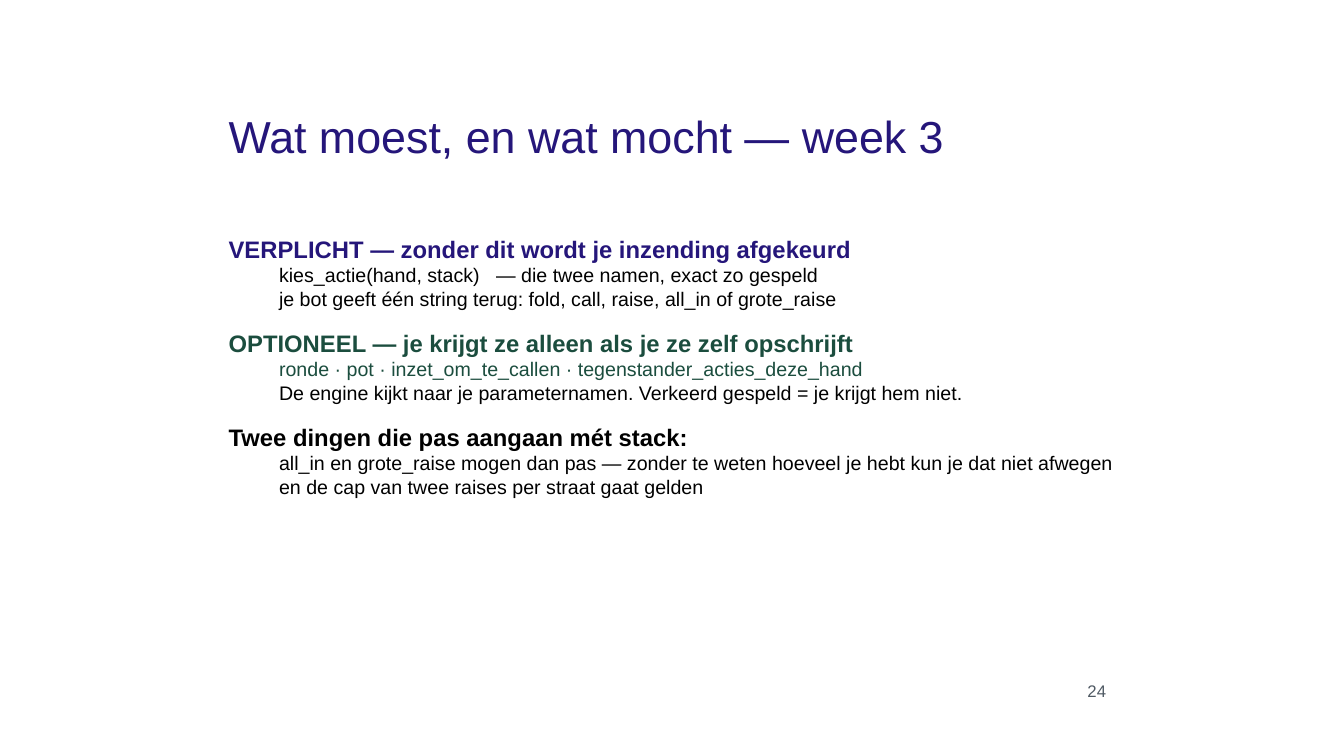
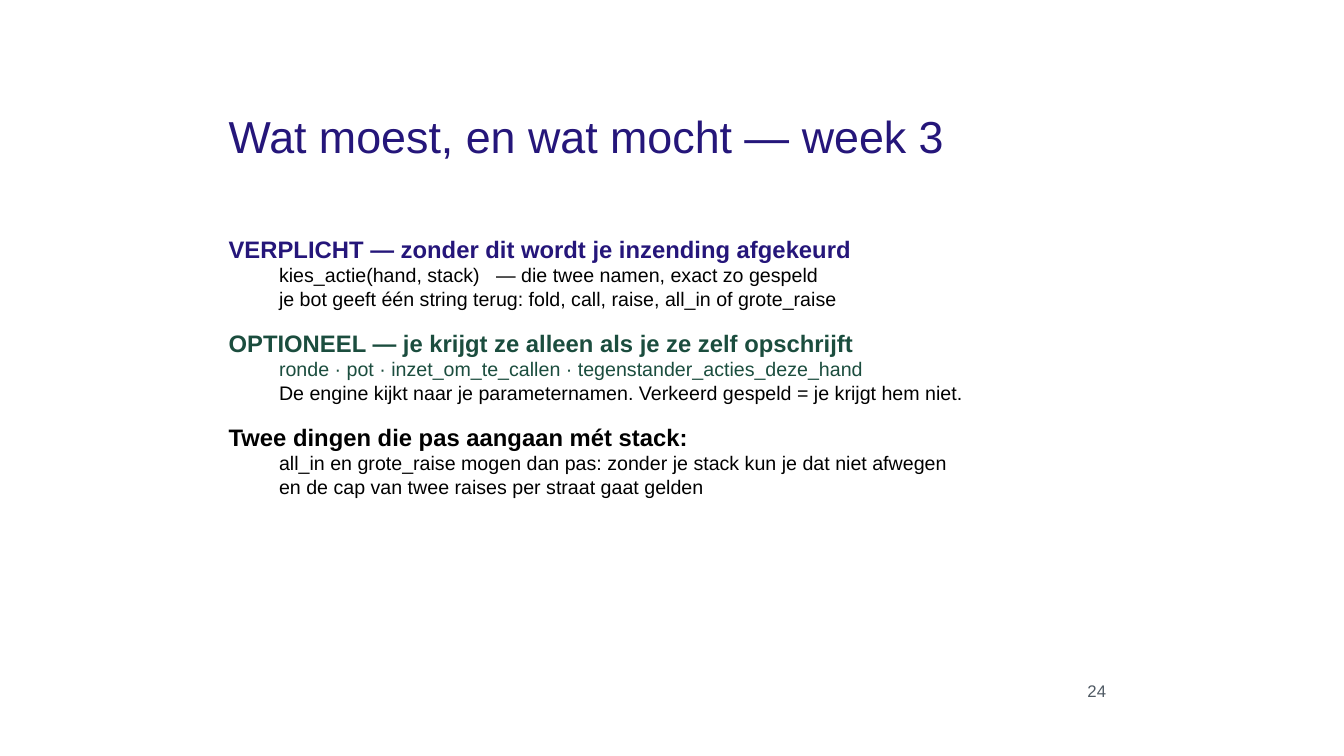
Before and after one commit to finturion/poker-analytics-challenge, a slide deck: slide 24 of powerpoints/hoorcollege/03_Exploring_Manipulating_Data_aangevuld.pptx. Drawn at 1344x756 pixels with LibreOffice and Linux fonts; fonts in the diff are those of the drawing; background and template pictures are left out. Boxes give left, top, right and bottom in pixels: in the first picture for what was removed or moved away, otherwise in the second. Text is boxed around its words. In the diff, an @@ line names an element or a change of style, - is before the commit and + after.

```diff
--- a/powerpoints/hoorcollege/03_Exploring_Manipulating_Data_aangevuld.pptx
+++ b/powerpoints/hoorcollege/03_Exploring_Manipulating_Data_aangevuld.pptx
@@ text at bbox=[279, 455, 946, 474]: text changed @@
-  all_in en grote_raise mogen dan pas — zonder te weten hoeveel je hebt kun je dat niet afwegen
+  all_in en grote_raise mogen dan pas: zonder je stack kun je dat niet afwegen
```
Also in this commit, not shown: 4 slides added, 3 other files.
